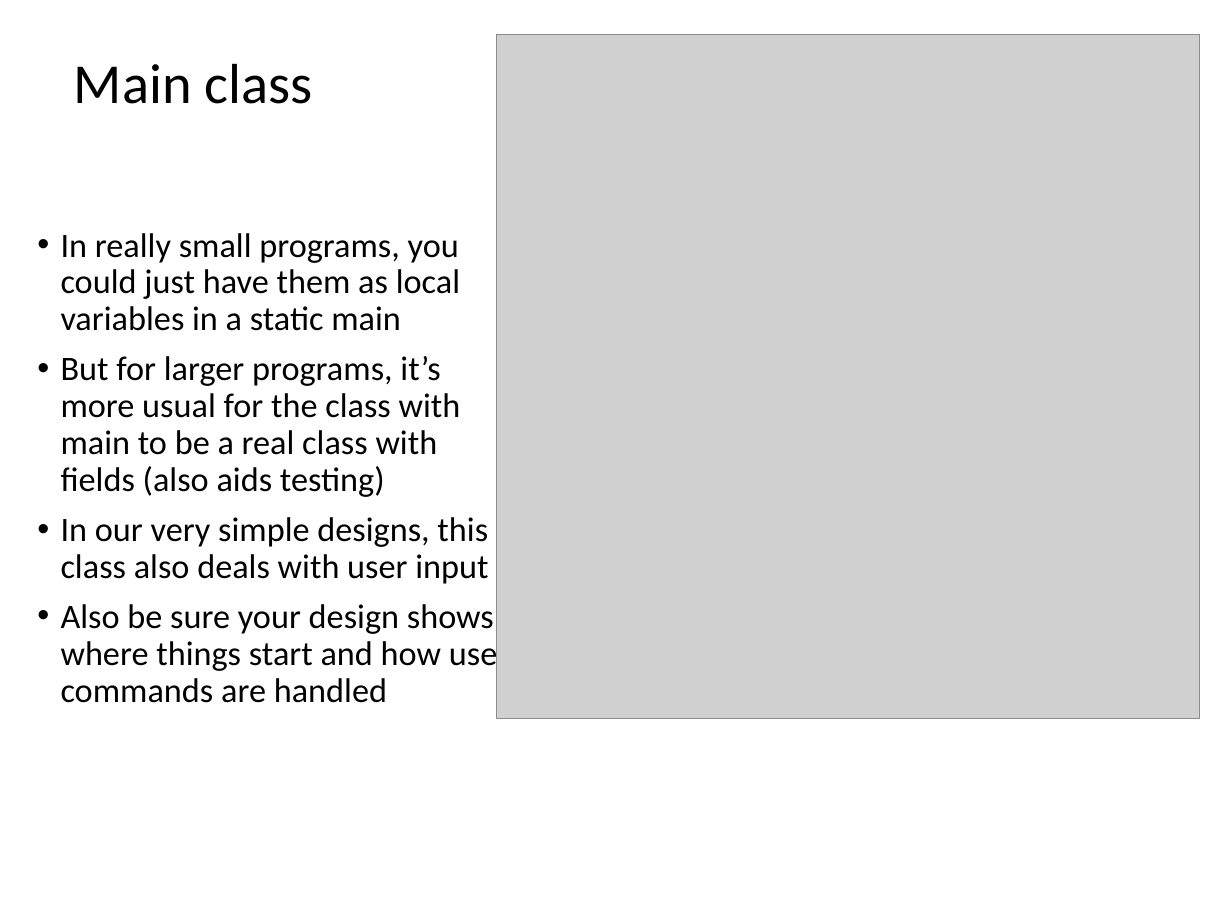
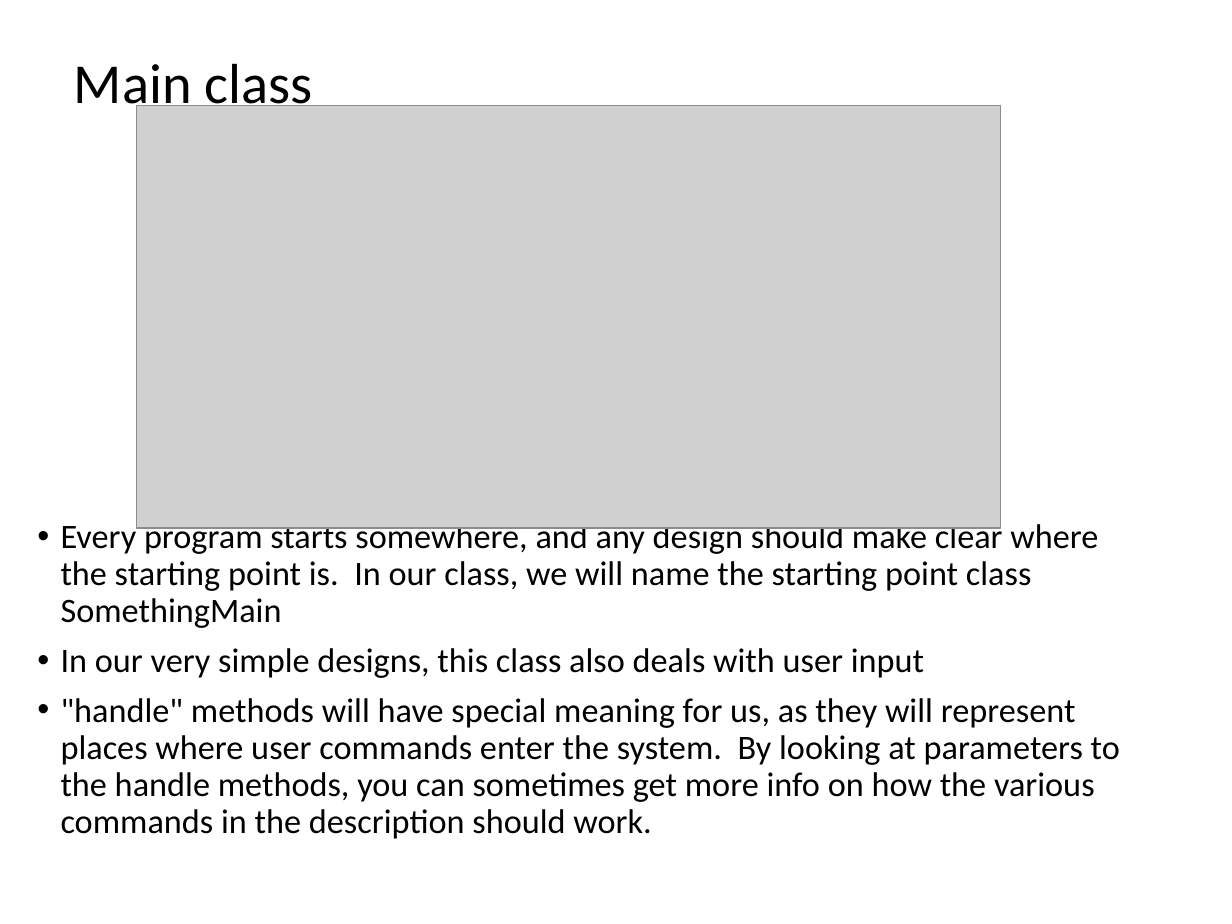
Before and after one commit to RHIT-CSSE/csse220, a slide deck: slide 14 of ClassMaterials/SETechniques/Slides/SoftwareEngineeringTechniques.pptx (slide 15 before the commit). Drawn at 1232x924 pixels with LibreOffice and Linux fonts; fonts in the diff are those of the drawing; grey boxes stand for pictures. Boxes give left, top, right and bottom in pixels: in the first picture for what was removed or moved away, otherwise in the second. Text is boxed around its words. In the diff, an @@ line names an element or a change of style, - is before the commit and + after.

Commit message:
revisions for first design lecture

```diff
--- a/ClassMaterials/SETechniques/Slides/SoftwareEngineeringTechniques.pptx
+++ b/ClassMaterials/SETechniques/Slides/SoftwareEngineeringTechniques.pptx
@@ picture removed at box(496, 34, 1200, 718) @@
@@ picture added at box(137, 106, 1000, 529) @@
@@ text "Every program starts somewhere, and ...": place and size @@
-text "Every program starts somewhere, and ..." at box(61, 233, 509, 703)
+text "Every program starts somewhere, and ..." at box(61, 520, 1120, 839)
@@ text at box(61, 520, 1098, 628): text changed @@
-• In really small programs, you could just have them as local variables in a static main
-• But for larger programs, it’s more usual for the class with main to be a real class with fields (also aids testing)
+• Every program starts somewhere, and any design should make clear where the starting point is. In our class, we will name the starting point class SomethingMain
@@ text at box(61, 698, 1120, 839): text changed @@
-• Also be sure your design shows where things start and how user commands are handled
+• "handle" methods will have special meaning for us, as they will represent places where user commands enter the system. By looking at parameters to the handle methods, you can sometimes get more info on how the various commands in the description should work.
```
Also in this commit, not shown: 7 other slides changed, 9 slides added, 6 slides removed.
